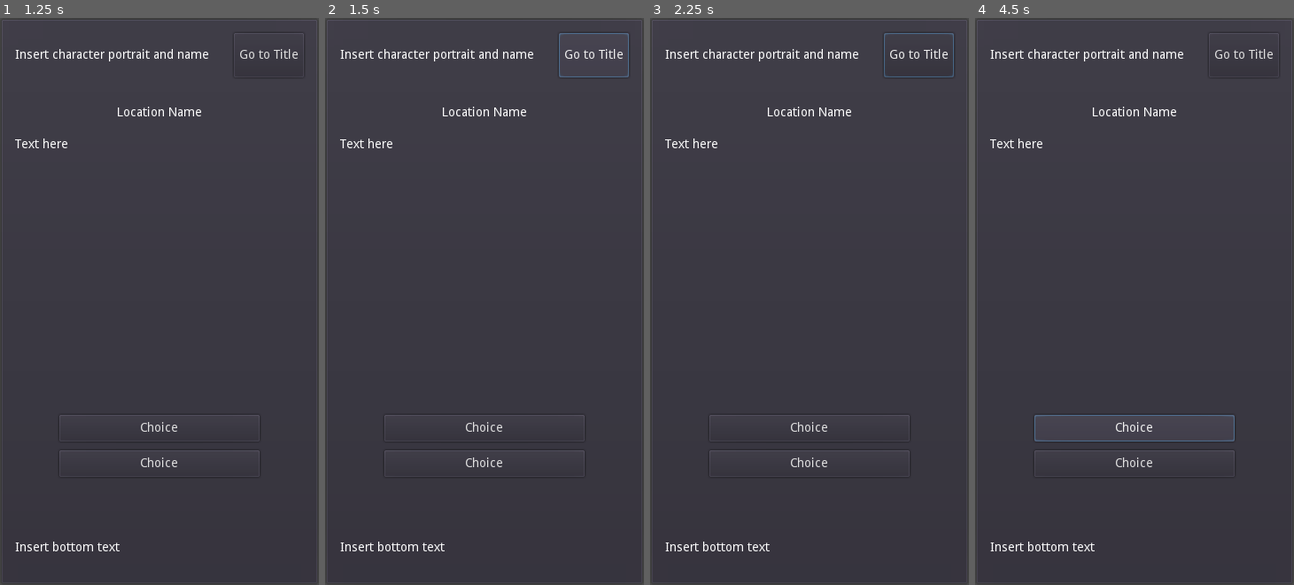
Above: before the commit, frames 1-4 (left to right).
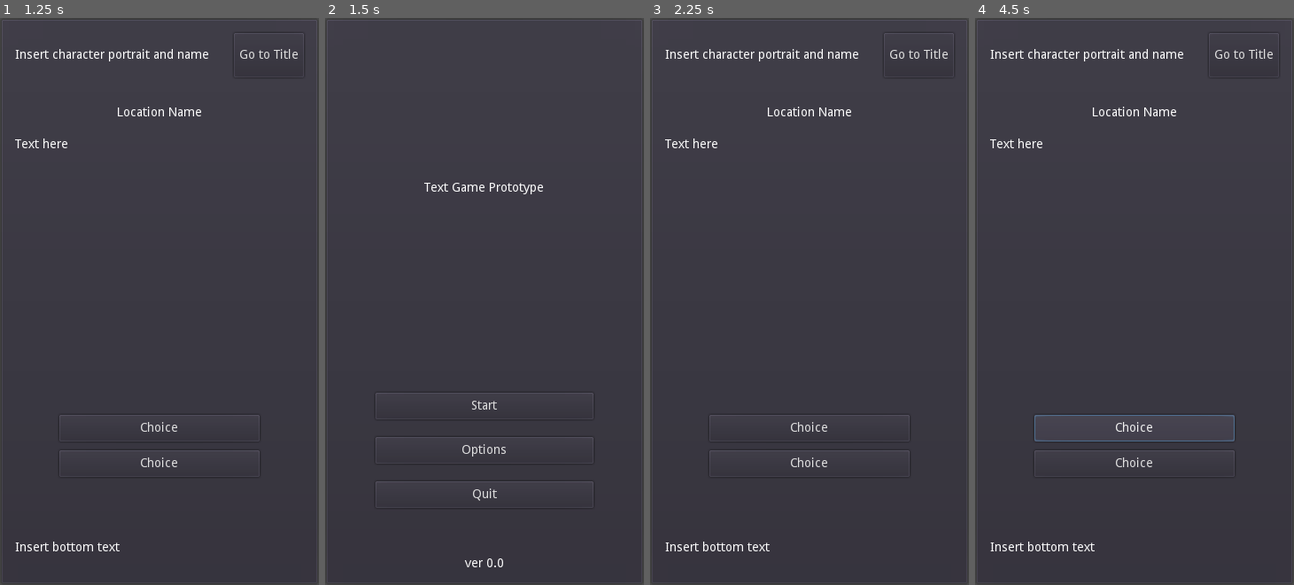
Above: after the commit, the same moments.

Repository: philipuriarte/A-Churchyard-of-Orphans
Game: Godot game, scene res://scenes/main.tscn
Two runs of this game, one before a commit and one after it. Both use one fixed random seed, a clock stepped at 60 frames per second and the inputs below.
Inputs (mouse positions are in pixels of both pictures, inside the frame that each line leads up to):
- Up to frame 1 (1.25 s): click "Start" at 0.5 s
- Up to frame 2 (1.5 s): click "Go to Title" at 1.25 s
- Up to frame 3 (2.25 s): click (809, 403) at 2 s, where only the run after the commit has a clickable "Start"
- Up to frame 4 (4.5 s): click "Go to Title" at 2.75 s; click (1134, 403) at 3.5 s, where only the run after the commit has a clickable "Start"; click "Choice" at 4.25 s

Frame 1 is identical in both runs. In frame 2, 2.4% of the frame differs, in the area x 4-96%, y 2-97%; in frame 3, 0.1%; in frame 4, nothing differs.

Commit message:
Add logic to TitleButton pressed signal in upper_container

Diff:
--- a/logic/game_screen_logic/upper_container.gd
+++ b/logic/game_screen_logic/upper_container.gd
@@ -2,3 +2,7 @@
 
 func _ready() -> void:
 	pass
+
+
+func _on_TitleButton_pressed() -> void:
+	get_tree().change_scene("res://scenes/title_screen.tscn")
--- a/scenes/game_screen_scenes/upper_container.tscn
+++ b/scenes/game_screen_scenes/upper_container.tscn
@@ -20,3 +20,5 @@
 margin_right = 346.0
 margin_bottom = 50.0
 text = "Go to Title"
+
+[connection signal="pressed" from="TitleButton" to="." method="_on_TitleButton_pressed"]
